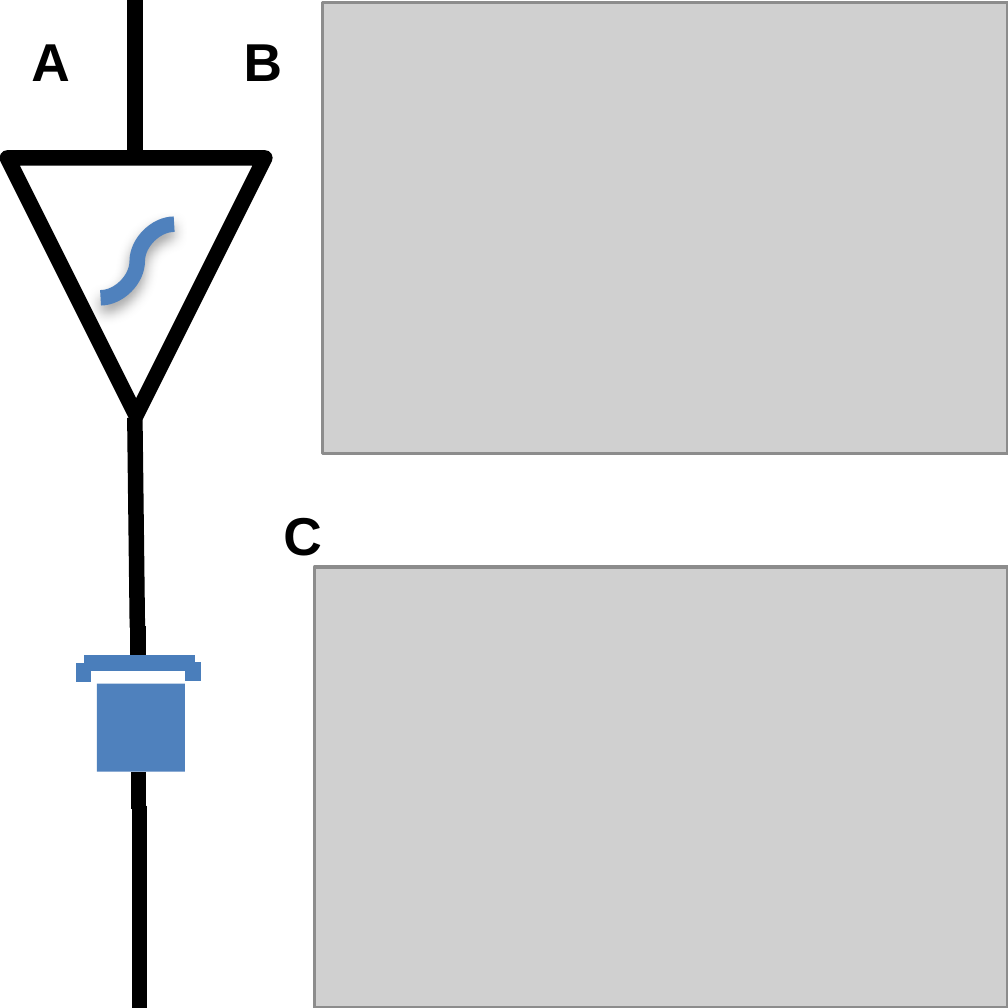
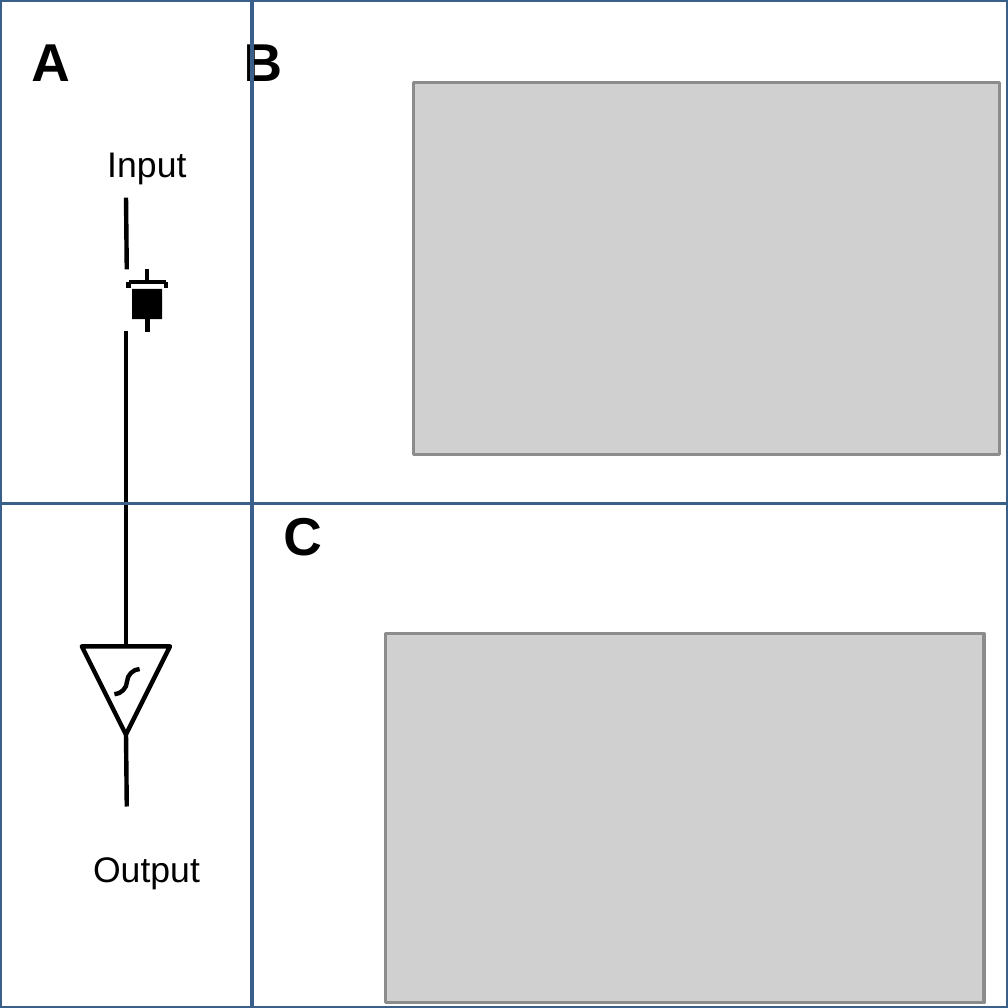
Before and after one commit to RichardBalson/Real-Data-Estimation, a slide deck: slide 1 of fig/Biological_Response.pptx (slide 3 before the commit). Drawn at 1008x1008 pixels with LibreOffice and Linux fonts; fonts in the diff are those of the drawing; grey boxes stand for pictures. Boxes give left, top, right and bottom in pixels: in the first picture for what was removed or moved away, otherwise in the second. Text is boxed around its words. In the diff, an @@ line names an element or a change of style, - is before the commit and + after.

```diff
--- a/fig/Biological_Response.pptx
+++ b/fig/Biological_Response.pptx
@@ rectangle added at (0,0,1008,1008), outline #3A5F8C 0.75 pt @@
@@ rectangle added at (0,0,1008,502), outline #3A5F8C 0.75 pt @@
@@ rectangle added at (253,0,1008,1008), outline #3A5F8C 0.75 pt @@
@@ picture: place and size @@
-picture at (323,3,1008,454)
+picture at (413,83,998,454)
@@ text added at (107,152,186,185), 8 pt, text #000000 @@
+Input
@@ line added from (125, 198) to (128, 269), #000000 1 pt @@
@@ group added at (128,269,166,333): 5 lines, 1 rectangle @@
@@ line moved from (134, 419) - (138, 627) to (125, 330) - (125, 646) @@
@@ line (125, 330) - (125, 646): stroke #000000 3.5 pt to #000000 1 pt @@
@@ triangle added at (83,646,173,736), outline #000000 1 pt @@
@@ picture: place and size @@
-picture at (314,566,1008,1008)
+picture at (384,634,982,1002)
@@ curved line added from (115, 694) to (141, 669), #000000 1 pt @@
@@ line moved from (138, 810) - (138, 771) to (125, 736) - (128, 806) @@
@@ line (125, 736) - (128, 806): stroke #000000 3.5 pt to #000000 1 pt @@
@@ group removed at (6,0,262,1008): 6 lines, 1 triangle, 1 curved line, 1 rectangle @@
@@ text added at (93,857,200,889), 8 pt, text #000000 @@
+Output
```
Also in this commit, not shown: 2 slides removed, 2 other files.
